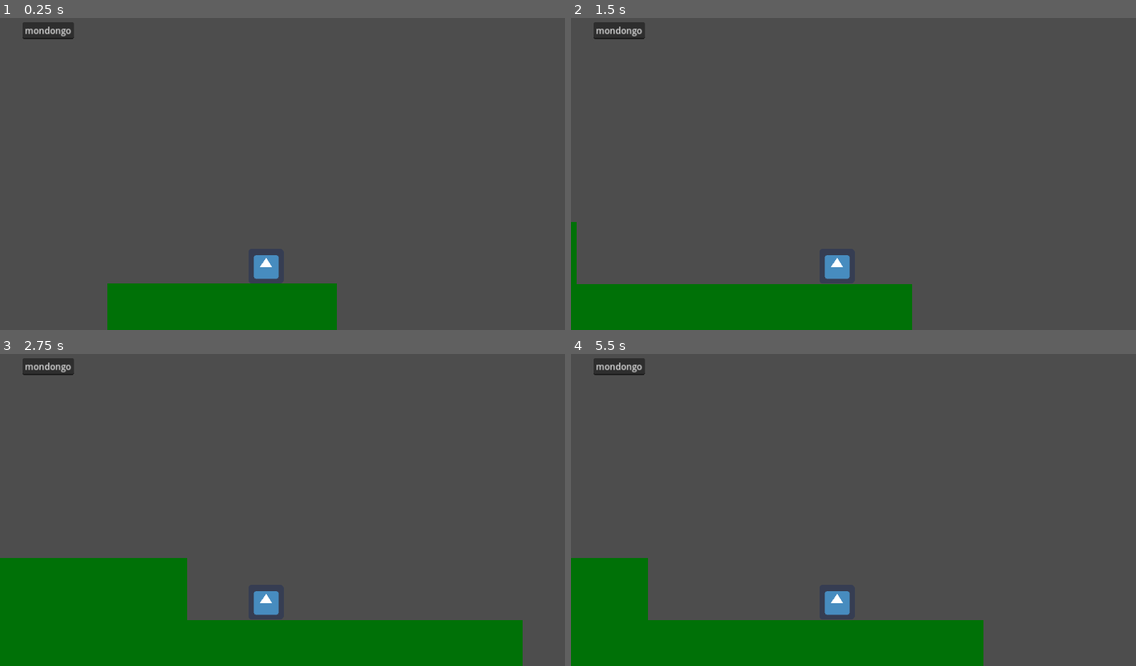
Above: before the commit, frames 1-4 (two rows, left to right).
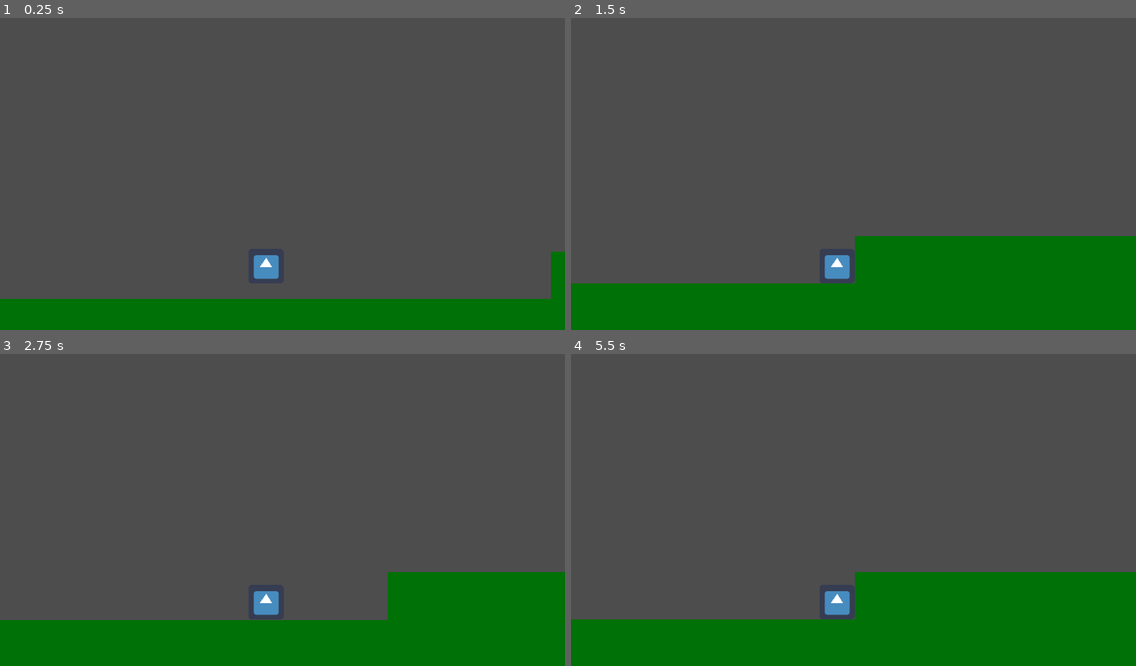
Above: after the commit, the same moments.

Repository: jorgbell/ISJ23
Game: Godot game, scene res://scenes/game/game.tscn
Two runs of this game, one before a commit and one after it. Both use one fixed random seed, a clock stepped at 60 frames per second and the inputs below. Before the commit the project starts from res://DemoScene.tscn. The engine's default icon, where the game draws it, is replaced by a stand-in: a white triangle on a blue panel in a dark square.
Inputs:
- Up to frame 1 (0.25 s): no input
- Up to frame 2 (1.5 s): hold Right (move_right) from 0.53 s (still down); tap Up (jump) at 0.77 s
- Up to frame 3 (2.75 s): tap Up (jump) at 1.52 s; release Right (move_right) at 2.03 s; hold Left (move_left) from 2.03 s (still down)
- Up to frame 4 (5.5 s): release Left (move_left) at 2.78 s; hold Right (move_right) 2.78-4.28 s; tap Up (jump) at 3.02, 3.77, 4.52 s; hold Left (move_left) 4.28-5.03 s; hold Right (move_right) from 5.03 s (still down)

The runs differ from the first frame. In frame 1, 8.8% of the frame differs, in the area x 0-100%, y 1-100%; in frame 2, 14%; in frame 3, 13%; in frame 4, 15%.

Commit message:
Reorganizacion AHORA SI bien hecha :)

Diff:
--- a/PlatformerController2D/DemoScene.tscn
+++ /dev/null
@@ -1,80 +0,0 @@
-[gd_scene load_steps=8 format=3 uid="uid://cqfhnpb7xftpo"]
-
-[ext_resource type="Script" path="res://platformer_controller/platformer_controller.gd" id="1"]
-[ext_resource type="Texture2D" uid="uid://di5a1pv5iuup3" path="res://icon.png" id="2"]
-[ext_resource type="PackedScene" uid="uid://fh82gxa5sjxi" path="res://GUI.tscn" id="3_yo151"]
-
-[sub_resource type="RectangleShape2D" id="1"]
-size = Vector2(1024, 112)
-
-[sub_resource type="RectangleShape2D" id="2"]
-size = Vector2(416, 112)
-
-[sub_resource type="RectangleShape2D" id="3"]
-size = Vector2(64, 608)
-
-[sub_resource type="RectangleShape2D" id="4"]
-size = Vector2(64, 64)
-
-[node name="Main" type="Node2D"]
-
-[node name="StaticBody2D" type="StaticBody2D" parent="."]
-position = Vector2(520, 544)
-
-[node name="ColorRect" type="ColorRect" parent="StaticBody2D"]
-offset_left = -520.0
-offset_top = -56.0
-offset_right = 504.0
-offset_bottom = 56.0
-color = Color(0, 0.443137, 0.027451, 1)
-
-[node name="CollisionShape2D" type="CollisionShape2D" parent="StaticBody2D"]
-position = Vector2(-8, 0)
-shape = SubResource("1")
-
-[node name="StaticBody2D2" type="StaticBody2D" parent="."]
-position = Vector2(520, 360)
-
-[node name="ColorRect" type="ColorRect" parent="StaticBody2D2"]
-offset_left = -520.0
-offset_top = 16.0
-offset_right = -104.0
-offset_bottom = 128.0
-color = Color(0, 0.443137, 0.027451, 1)
-
-[node name="CollisionShape2D" type="CollisionShape2D" parent="StaticBody2D2"]
-position = Vector2(-312, 72)
-shape = SubResource("2")
-
-[node name="StaticBody2D3" type="StaticBody2D" parent="."]
-position = Vector2(520, 360)
-
-[node name="CollisionShape2D" type="CollisionShape2D" parent="StaticBody2D3"]
-position = Vector2(-552, -64)
-shape = SubResource("3")
-
-[node name="CollisionShape2D2" type="CollisionShape2D" parent="StaticBody2D3"]
-position = Vector2(536, -64)
-shape = SubResource("3")
-
-[node name="PlatformerController2D" type="CharacterBody2D" parent="."]
-position = Vector2(288, 320)
-script = ExtResource("1")
-
-[node name="Camera2D" type="Camera2D" parent="PlatformerController2D"]
-position = Vector2(30, -184)
-
-[node name="Control" parent="PlatformerController2D/Camera2D" instance=ExtResource("3_yo151")]
-offset_left = -510.0
-offset_top = -298.0
-offset_right = -510.0
-offset_bottom = -298.0
-
-[node name="icon" type="Sprite2D" parent="PlatformerController2D"]
-texture = ExtResource("2")
-
-[node name="CollisionShape2D" type="CollisionShape2D" parent="PlatformerController2D"]
-shape = SubResource("4")
-
-[node name="RemoteTransform2D" type="RemoteTransform2D" parent="PlatformerController2D"]
-position = Vector2(-288, -320)
--- a/PlatformerController2D/GUI.tscn
+++ /dev/null
@@ -1,18 +0,0 @@
-[gd_scene format=3 uid="uid://fh82gxa5sjxi"]
-
-[node name="Control" type="Control"]
-layout_mode = 3
-anchors_preset = 15
-anchor_right = 1.0
-anchor_bottom = 1.0
-grow_horizontal = 2
-grow_vertical = 2
-
-[node name="LineEdit" type="LineEdit" parent="."]
-layout_mode = 0
-offset_left = 39.0
-offset_top = 39.0
-offset_right = 132.0
-offset_bottom = 70.0
-text = "mondongo"
-expand_to_text_length = true
--- a/PlatformerController2D/project.godot
+++ b/PlatformerController2D/project.godot
@@ -11,7 +11,7 @@
 [application]
 
 config/name="PlatformerController2D"
-run/main_scene="res://DemoScene.tscn"
+run/main_scene="res://scenes/game/game.tscn"
 config/features=PackedStringArray("4.1")
 config/icon="res://icon.png"
 
--- /dev/null
+++ b/PlatformerController2D/scenes/game/game.tscn
@@ -0,0 +1,11 @@
+[gd_scene load_steps=3 format=3 uid="uid://ct5j0drrf3rx5"]
+
+[ext_resource type="PackedScene" uid="uid://dx1idpca3lkyi" path="res://scenes/world objects/character.tscn" id="1_4i0j8"]
+[ext_resource type="PackedScene" uid="uid://cqfhnpb7xftpo" path="res://scenes/levels/_test/DemoScene.tscn" id="2_1ftva"]
+
+[node name="game" type="Node2D"]
+
+[node name="character" parent="." instance=ExtResource("1_4i0j8")]
+position = Vector2(-1036, -314)
+
+[node name="test_scene" parent="." instance=ExtResource("2_1ftva")]
--- /dev/null
+++ b/PlatformerController2D/scenes/levels/_test/DemoScene.tscn
@@ -0,0 +1,22 @@
+[gd_scene load_steps=3 format=3 uid="uid://cqfhnpb7xftpo"]
+
+[ext_resource type="PackedScene" uid="uid://cl4ut5mckc1dd" path="res://scenes/world objects/ground.tscn" id="1_5rgfc"]
+[ext_resource type="PackedScene" uid="uid://d0mmdss13gwg" path="res://scenes/world objects/wall.tscn" id="2_agdnl"]
+
+[node name="test_scene" type="Node2D"]
+
+[node name="ground" parent="." instance=ExtResource("1_5rgfc")]
+position = Vector2(0, 25)
+scale = Vector2(4.55, 2.13)
+
+[node name="ground2" parent="." instance=ExtResource("1_5rgfc")]
+position = Vector2(0, -125)
+
+[node name="ground3" parent="." instance=ExtResource("1_5rgfc")]
+position = Vector2(994, -253)
+
+[node name="wall2" parent="." instance=ExtResource("2_agdnl")]
+position = Vector2(-2167, -349)
+
+[node name="wall3" parent="." instance=ExtResource("2_agdnl")]
+position = Vector2(2113, -349)
--- /dev/null
+++ b/PlatformerController2D/scenes/world objects/character.tscn
@@ -0,0 +1,20 @@
+[gd_scene load_steps=4 format=3 uid="uid://dx1idpca3lkyi"]
+
+[ext_resource type="Script" path="res://scripts/platformer_controller.gd" id="1_f80yx"]
+[ext_resource type="Texture2D" uid="uid://di5a1pv5iuup3" path="res://icon.png" id="2_yxerd"]
+
+[sub_resource type="RectangleShape2D" id="4"]
+size = Vector2(64, 64)
+
+[node name="character" type="CharacterBody2D"]
+position = Vector2(288, 320)
+script = ExtResource("1_f80yx")
+
+[node name="Camera2D" type="Camera2D" parent="."]
+position = Vector2(30, -184)
+
+[node name="icon" type="Sprite2D" parent="."]
+texture = ExtResource("2_yxerd")
+
+[node name="CollisionShape2D" type="CollisionShape2D" parent="."]
+shape = SubResource("4")
--- /dev/null
+++ b/PlatformerController2D/scenes/world objects/ground.tscn
@@ -0,0 +1,17 @@
+[gd_scene load_steps=2 format=3 uid="uid://cl4ut5mckc1dd"]
+
+[sub_resource type="RectangleShape2D" id="1"]
+size = Vector2(1024, 112)
+
+[node name="ground" type="StaticBody2D"]
+
+[node name="ColorRect" type="ColorRect" parent="."]
+offset_left = -520.0
+offset_top = -56.0
+offset_right = 504.0
+offset_bottom = 56.0
+color = Color(0, 0.443137, 0.027451, 1)
+
+[node name="CollisionShape2D" type="CollisionShape2D" parent="."]
+position = Vector2(-8, 0)
+shape = SubResource("1")
--- /dev/null
+++ b/PlatformerController2D/scenes/world objects/wall.tscn
@@ -0,0 +1,9 @@
+[gd_scene load_steps=2 format=3 uid="uid://d0mmdss13gwg"]
+
+[sub_resource type="RectangleShape2D" id="3"]
+size = Vector2(64, 608)
+
+[node name="wall" type="StaticBody2D"]
+
+[node name="CollisionShape2D" type="CollisionShape2D" parent="."]
+shape = SubResource("3")
Renamed: PlatformerController2D/platformer_controller/platformer_controller.gd -> PlatformerController2D/scripts/platformer_controller.gd
